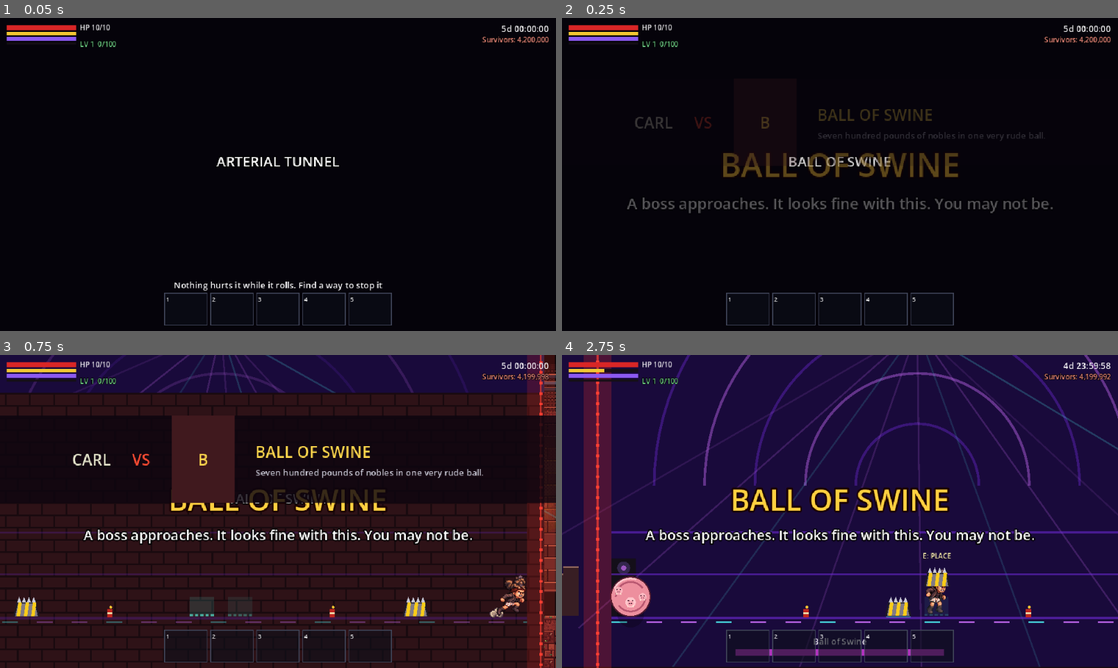
Above: before the commit, frames 1-4 (two rows, left to right).
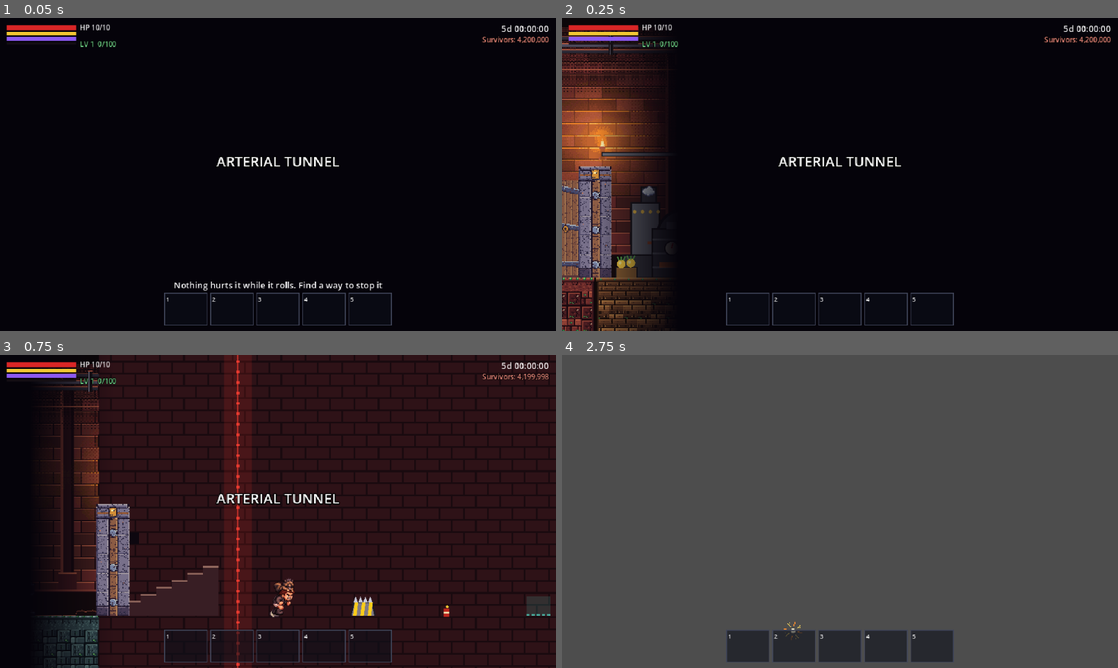
Above: after the commit, the same moments.

Repository: BrainCellDevelopment/dcc-side-scroller
Game: Godot game, scene res://tests/swine_boss.tscn
Same seed, same stepped clock (60 frames per second), same inputs: the game is played once before the commit and once after it. This scene is started directly instead of the project's main scene.
Inputs (mouse positions are in pixels of both pictures, inside the frame that each line leads up to):
- Up to frame 1 (0.05 s): no input
- Up to frame 2 (0.25 s): no input
- Up to frame 3 (0.75 s): tap Enter at 0.5 s; move the mouse to (400, 495) at 0.52 s; hold D (move_right) from 0.53 s (still down); tap E (interact) at 0.6 s; click (400, 495) at 0.67 s
- Up to frame 4 (2.75 s): tap Space (jump) at 0.77, 0.8, 1.07, 1.35, 1.52, 1.82, 2.3 s; move the mouse to (728, 527) at 1.27 s; release D (move_right) at 1.28 s; hold S (move_down, bound only after the commit) 1.28-2.03 s; tap E (interact) at 1.55 s; move the mouse to (895, 442) at 2.02 s; hold D (move_right) from 2.03 s (still down); tap J (attack) at 2.1 s

Frame 1 is identical in both runs. In frame 2, 17% of the frame differs, in the area x 0-89%, y 2-100%; in frame 3, 44%; in frame 4, 99%, in the area x 0-100%, y 0-100%.

Commit message:
Drop through one-way platforms; add Mordecai greenroom after the Ball of Swine
- Player can drop through one-way platforms with Down, or Down + Jump
  (new move_down action), so the swine arena lanes are usable.
- New greenroom on the Level 1 stairwell landing: Mordecai, a safe zone
  so the Hoarder and Swine boss boxes can be opened, and a code-drawn set.
  The end-of-floor trigger is held until Mordecai is talked to and all
  summoned boxes are open.
- Generator (build_level01.py) emits the Greenroom node; level01.tscn regenerated.
- Tests: swine_boss covers drop-through and the greenroom; the Level 1
  playthrough bot visits Mordecai.

Co-Authored-By: Claude Sonnet 5.5 <noreply@anthropic.com>

Diff:
--- /dev/null
+++ b/dcc-side-scroller/scenes/level/greenroom.tscn
@@ -0,0 +1,6 @@
+[gd_scene load_steps=2 format=3]
+
+[ext_resource type="Script" path="res://scripts/level/greenroom.gd" id="1_room"]
+
+[node name="Greenroom" type="Node2D"]
+script = ExtResource("1_room")
--- a/dcc-side-scroller/scenes/level01.tscn
+++ b/dcc-side-scroller/scenes/level01.tscn
@@ -29,14 +29,15 @@
 [ext_resource type="PackedScene" path="res://scenes/level/workshop_site.tscn" id="27_workshop_site"]
 [ext_resource type="PackedScene" path="res://scenes/level/fastfood_room.tscn" id="28_fastfood_room"]
 [ext_resource type="PackedScene" path="res://scenes/level/swine_arena.tscn" id="29_swine_arena"]
-[ext_resource type="PackedScene" path="res://scenes/enemies/hoarder.tscn" id="30_hoarder"]
-[ext_resource type="PackedScene" path="res://scenes/props/blast_door.tscn" id="31_blast_door"]
-[ext_resource type="PackedScene" path="res://scenes/props/dynamite_pickup.tscn" id="32_dynamite_pickup"]
-[ext_resource type="PackedScene" path="res://scenes/props/garbage_pile.tscn" id="33_garbage_pile"]
-[ext_resource type="PackedScene" path="res://scenes/level/hoarder_lair.tscn" id="34_hoarder_lair"]
-[ext_resource type="PackedScene" path="res://scenes/props/door.tscn" id="35_door"]
-[ext_resource type="PackedScene" path="res://scenes/player/player.tscn" id="36_player"]
-[ext_resource type="PackedScene" path="res://scenes/ui/hud.tscn" id="37_hud"]
+[ext_resource type="PackedScene" path="res://scenes/level/greenroom.tscn" id="30_greenroom"]
+[ext_resource type="PackedScene" path="res://scenes/enemies/hoarder.tscn" id="31_hoarder"]
+[ext_resource type="PackedScene" path="res://scenes/props/blast_door.tscn" id="32_blast_door"]
+[ext_resource type="PackedScene" path="res://scenes/props/dynamite_pickup.tscn" id="33_dynamite_pickup"]
+[ext_resource type="PackedScene" path="res://scenes/props/garbage_pile.tscn" id="34_garbage_pile"]
+[ext_resource type="PackedScene" path="res://scenes/level/hoarder_lair.tscn" id="35_hoarder_lair"]
+[ext_resource type="PackedScene" path="res://scenes/props/door.tscn" id="36_door"]
+[ext_resource type="PackedScene" path="res://scenes/player/player.tscn" id="37_player"]
+[ext_resource type="PackedScene" path="res://scenes/ui/hud.tscn" id="38_hud"]
 
 [sub_resource type="RectangleShape2D" id="shape_720x420"]
 size = Vector2(720, 420)
@@ -858,9 +859,12 @@
 [node name="SwineArena" parent="." instance=ExtResource("29_swine_arena")]
 position = Vector2(1152, 304)
 
+[node name="Greenroom" parent="." instance=ExtResource("30_greenroom")]
+position = Vector2(144, 368)
+
 [node name="Bosses" type="Node2D" parent="."]
 
-[node name="Hoarder" parent="Bosses" instance=ExtResource("30_hoarder")]
+[node name="Hoarder" parent="Bosses" instance=ExtResource("31_hoarder")]
 position = Vector2(2498, 302)
 
 [node name="HoarderScatterer1" parent="Goblins" instance=ExtResource("23_scatterer")]
--- a/dcc-side-scroller/scripts/autoload/game.gd
+++ b/dcc-side-scroller/scripts/autoload/game.gd
@@ -319,6 +319,12 @@
 		_joy_button(JOY_BUTTON_DPAD_RIGHT),
 		_joy_axis(JOY_AXIS_LEFT_X, 1.0),
 	]
+	var move_down_events: Array[InputEvent] = [
+		_key(KEY_S),
+		_key(KEY_DOWN),
+		_joy_button(JOY_BUTTON_DPAD_DOWN),
+		_joy_axis(JOY_AXIS_LEFT_Y, 1.0),
+	]
 	var jump_events: Array[InputEvent] = [
 		_key(KEY_SPACE),
 		_key(KEY_W),
@@ -347,6 +353,7 @@
 	]
 	_add_action(&"move_left", move_left_events)
 	_add_action(&"move_right", move_right_events)
+	_add_action(&"move_down", move_down_events)
 	_add_action(&"jump", jump_events)
 	_add_action(&"attack", attack_events)
 	_add_action(&"sprint", sprint_events)
--- /dev/null
+++ b/dcc-side-scroller/scripts/level/greenroom.gd
@@ -0,0 +1,94 @@
+extends Node2D
+## The greenroom (Level 1): the stairwell landing after the Ball of Swine, dressed like the waiting room
+## behind Odette's show. Mordecai waits here. The whole landing is a safe zone, so the boss boxes (the
+## Hoarder's and the Swine's, which cannot be opened anywhere else on the floor) can finally be opened.
+## The level holds the end-of-floor trigger until is_ready() is true.
+## Origin is the middle of the landing on the floor line. Mordecai stands at MORDECAI_X. The set (back wall, door, couch, vanity, rack) is drawn in code.
+
+signal ready_to_leave
+
+const SET: GDScript = preload("res://scripts/level/greenroom_set.gd")
+const MORDECAI: PackedScene = preload("res://scenes/props/mordecai.tscn")
+const ZONE_SIZE: Vector2 = Vector2(288.0, 140.0)
+const MORDECAI_X: float = 26.0
+const LINES: PackedStringArray = [
+	"There you are. Intermission. The crew calls this the greenroom. It is a stairwell with a lamp.",
+	"Nobody is watching for the next five minutes. That is the only privacy a crawler gets. Open your boxes.",
+	"Then go down and be interviewed. Smile. Do not mention me.",
+]
+const REPEAT_LINE: String = "Boxes first. Odette keeps a schedule and I am not the reason you are late."
+const HOLD_TEXT: String = "TALK TO MORDECAI AND OPEN YOUR BOXES"
+
+var mordecai: Area2D = null
+var talked: bool = false
+var announced: bool = false
+var player_inside: bool = false
+
+
+func _ready() -> void:
+	var set_piece: Node2D = SET.new() as Node2D
+	set_piece.name = "Set"
+	set_piece.z_index = -3
+	add_child(set_piece)
+	var glow: Node2D = SET.new() as Node2D
+	glow.name = "Glow"
+	glow.set("glow_only", true)
+	glow.z_index = 3
+	add_child(glow)
+	mordecai = MORDECAI.instantiate() as Area2D
+	mordecai.set("lines", LINES)
+	mordecai.set("repeat_line", REPEAT_LINE)
+	mordecai.position = Vector2(MORDECAI_X, 0.0)
+	add_child(mordecai)
+	mordecai.connect("dialogue_finished", _on_talked)
+	var zone: Area2D = Area2D.new()
+	zone.name = "SafeZone"
+	zone.collision_layer = 0
+	zone.collision_mask = 2
+	var shape: CollisionShape2D = CollisionShape2D.new()
+	var rect: RectangleShape2D = RectangleShape2D.new()
+	rect.size = ZONE_SIZE
+	shape.shape = rect
+	shape.position = Vector2(0.0, -60.0)
+	zone.add_child(shape)
+	add_child(zone)
+	zone.body_entered.connect(_on_zone_entered)
+	zone.body_exited.connect(_on_zone_exited)
+
+
+func _process(_delta: float) -> void:
+	if announced or not is_ready():
+		return
+	announced = true
+	ready_to_leave.emit()
+
+
+## True once Mordecai has been spoken to and no summoned box is left unopened.
+func is_ready() -> bool:
+	if not talked:
+		return false
+	for node: Node in get_tree().get_nodes_in_group("loot_boxes"):
+		if bool(node.get("summoned")) and not bool(node.get("is_open")):
+			return false
+	return true
+
+
+func _on_talked() -> void:
+	talked = true
+
+
+func _on_zone_entered(body: Node2D) -> void:
+	if body.is_in_group("player"):
+		player_inside = true
+		Game.set_safe_zone(true)
+
+
+func _on_zone_exited(body: Node2D) -> void:
+	if body.is_in_group("player"):
+		player_inside = false
+		Game.set_safe_zone(false)
+
+
+func _exit_tree() -> void:
+	if player_inside:
+		Game.set_safe_zone(false)
--- /dev/null
+++ b/dcc-side-scroller/scripts/level/greenroom_set.gd
@@ -0,0 +1,154 @@
+extends Node2D
+## Code-drawn set for the Level 1 greenroom (greenroom.gd): back wall, ON AIR door, costume rack, couch, vanity.
+## glow_only draws just the warm light wash that sits in front of the room.
+
+const COUCH: Color = Color(0.13, 0.27, 0.68)
+const COUCH_DARK: Color = Color(0.09, 0.19, 0.5)
+const RUG: Color = Color(0.36, 0.1, 0.14)
+const BULB: Color = Color(1.0, 0.86, 0.5)
+const FRAME: Color = Color(0.2, 0.11, 0.07)
+const ROOM_HALF: float = 144.0
+const ROOM_H: float = 120.0
+const DOOR_X: float = -64.0
+const WALL: Color = Color(0.09, 0.2, 0.17)
+const WALL_LINE: Color = Color(0.11, 0.24, 0.2)
+const BEAM: Color = Color(0.07, 0.05, 0.05)
+const WOOD_DARK: Color = Color(0.2, 0.11, 0.07)
+const WOOD: Color = Color(0.29, 0.165, 0.094)
+const WOOD_LIGHT: Color = Color(0.42, 0.26, 0.15)
+const BRASS: Color = Color(0.86, 0.66, 0.26)
+const COUCH_LIGHT: Color = Color(0.22, 0.4, 0.86)
+const DOOR_GLOW: Color = Color(1.0, 0.82, 0.5, 0.9)
+const AIR_RED: Color = Color(0.75, 0.1, 0.12)
+
+var glow_only: bool = false
+
+
+func _draw() -> void:
+	if glow_only:
+		_draw_glow()
+		return
+	var left: float = -ROOM_HALF
+	var width: float = ROOM_HALF * 2.0
+	draw_rect(Rect2(left, -ROOM_H, width, ROOM_H), WALL)
+	for i: int in 13:
+		draw_rect(Rect2(left + 22.0 * float(i), -ROOM_H, 1.0, ROOM_H), WALL_LINE)
+	draw_rect(Rect2(left, -ROOM_H, width, 10.0), BEAM)
+	draw_rect(Rect2(left, -ROOM_H + 10.0, width, 1.0), BRASS)
+	draw_rect(Rect2(left, -30.0, width, 30.0), WOOD_DARK)
+	draw_rect(Rect2(left, -31.0, width, 2.0), WOOD_LIGHT)
+	for i: int in 9:
+		draw_rect(Rect2(left + 32.0 * float(i), -28.0, 1.0, 28.0), BEAM)
+	draw_rect(Rect2(left, -4.0, width, 4.0), BEAM)
+	draw_rect(Rect2(left, -ROOM_H, 6.0, ROOM_H), BEAM)
+	draw_rect(Rect2(ROOM_HALF - 6.0, -ROOM_H, 6.0, ROOM_H), BEAM)
+	_draw_string_lights(left + 8.0, ROOM_HALF - 8.0)
+	_draw_door()
+	_draw_costume_rack(-130.0)
+	_draw_poster(Vector2(-30.0, -86.0), Vector2(18.0, 24.0), Color(0.62, 0.2, 0.18))
+	_draw_poster(Vector2(2.0, -92.0), Vector2(22.0, 16.0), Color(0.22, 0.4, 0.55))
+	_draw_couch(-46.0)
+	_draw_rug(-60.0, 70.0)
+	_draw_vanity(54.0)
+	_draw_plant(-98.0)
+	_draw_snack_table(94.0)
+
+
+func _draw_string_lights(x0: float, x1: float) -> void:
+	var x: float = x0
+	var index: int = 0
+	var prev: Vector2 = Vector2(x0, -ROOM_H + 11.0)
+	while x <= x1:
+		var sag: float = sin((x - x0) / (x1 - x0) * PI * 3.0)
+		var pos: Vector2 = Vector2(x, -ROOM_H + 14.0 + absf(sag) * 7.0)
+		draw_line(prev, pos, WOOD_DARK, 1.0)
+		var tint: Color = BULB if index % 2 == 0 else Color(1.0, 0.62, 0.45)
+		draw_circle(pos + Vector2(0.0, 2.0), 3.6, Color(tint.r, tint.g, tint.b, 0.16))
+		draw_circle(pos + Vector2(0.0, 2.0), 1.5, tint)
+		prev = pos
+		x += 14.0
+		index += 1
+
+
+func _draw_door() -> void:
+	var cx: float = DOOR_X
+	draw_rect(Rect2(cx - 15.0, -64.0, 30.0, 64.0), FRAME)
+	draw_rect(Rect2(cx - 12.0, -61.0, 24.0, 61.0), DOOR_GLOW)
+	draw_rect(Rect2(cx - 12.0, -61.0, 24.0, 6.0), Color(1.0, 0.95, 0.75, 0.55))
+	draw_rect(Rect2(cx - 14.0, -80.0, 28.0, 11.0), Color(0.12, 0.03, 0.04))
+	draw_rect(Rect2(cx - 13.0, -79.0, 26.0, 9.0), AIR_RED)
+	draw_string(ThemeDB.fallback_font, Vector2(cx - 13.0, -71.5), "ON AIR", HORIZONTAL_ALIGNMENT_CENTER, 26.0, 7, Color(1.0, 0.9, 0.85))
+	draw_circle(Vector2(cx, -75.0), 22.0, Color(AIR_RED.r, AIR_RED.g, AIR_RED.b, 0.07))
+
+
+func _draw_costume_rack(x: float) -> void:
+	draw_rect(Rect2(x - 14.0, -52.0, 28.0, 2.0), BRASS)
+	draw_rect(Rect2(x - 14.0, -52.0, 2.0, 52.0), BRASS)
+	draw_rect(Rect2(x + 12.0, -52.0, 2.0, 52.0), BRASS)
+	var cloth: Array[Color] = [Color(0.55, 0.12, 0.2), Color(0.18, 0.4, 0.3), Color(0.7, 0.55, 0.15), Color(0.3, 0.2, 0.5)]
+	for i: int in 4:
+		var hx: float = x - 10.0 + 7.0 * float(i)
+		draw_rect(Rect2(hx, -50.0, 5.0, 2.0), BRASS)
+		draw_rect(Rect2(hx - 1.0, -48.0, 7.0, 26.0 - 3.0 * float(i % 2)), cloth[i])
+
+
+func _draw_poster(top_left: Vector2, size: Vector2, tint: Color) -> void:
+	draw_rect(Rect2(top_left - Vector2(2.0, 2.0), size + Vector2(4.0, 4.0)), FRAME)
+	draw_rect(Rect2(top_left, size), tint)
+	draw_rect(Rect2(top_left + Vector2(3.0, 3.0), Vector2(size.x - 6.0, 3.0)), Color(1.0, 1.0, 1.0, 0.45))
+	draw_rect(Rect2(top_left + Vector2(3.0, 9.0), Vector2(size.x - 10.0, 2.0)), Color(1.0, 1.0, 1.0, 0.25))
+
+
+func _draw_couch(x: float) -> void:
+	draw_rect(Rect2(x + 2.0, -32.0, 46.0, 18.0), COUCH_DARK)
+	draw_rect(Rect2(x + 2.0, -32.0, 46.0, 3.0), COUCH_LIGHT)
+	draw_rect(Rect2(x - 2.0, -22.0, 8.0, 22.0), COUCH)
+	draw_rect(Rect2(x + 44.0, -22.0, 8.0, 22.0), COUCH)
+	draw_rect(Rect2(x + 4.0, -16.0, 42.0, 12.0), COUCH)
+	draw_rect(Rect2(x + 4.0, -16.0, 42.0, 2.0), COUCH_LIGHT)
+	draw_rect(Rect2(x, -4.0, 3.0, 4.0), FRAME)
+	draw_rect(Rect2(x + 49.0, -4.0, 3.0, 4.0), FRAME)
+
+
+func _draw_rug(x: float, w: float) -> void:
+	draw_rect(Rect2(x, -2.0, w, 2.0), RUG)
+	draw_rect(Rect2(x + 3.0, -2.0, w - 6.0, 1.0), BRASS)
+
+
+func _draw_vanity(x: float) -> void:
+	draw_rect(Rect2(x, -70.0, 36.0, 34.0), FRAME)
+	draw_rect(Rect2(x + 2.0, -68.0, 32.0, 30.0), Color(0.5, 0.58, 0.66))
+	draw_rect(Rect2(x + 4.0, -66.0, 10.0, 4.0), Color(0.8, 0.88, 0.95, 0.5))
+	for i: int in 5:
+		var bx: float = x + 3.0 + 7.5 * float(i)
+		draw_circle(Vector2(bx, -72.0), 3.6, Color(BULB.r, BULB.g, BULB.b, 0.18))
+		draw_circle(Vector2(bx, -72.0), 1.6, BULB)
+		draw_circle(Vector2(bx, -34.0), 3.6, Color(BULB.r, BULB.g, BULB.b, 0.18))
+		draw_circle(Vector2(bx, -34.0), 1.6, BULB)
+	draw_rect(Rect2(x - 2.0, -22.0, 40.0, 3.0), WOOD_LIGHT)
+	draw_rect(Rect2(x, -19.0, 3.0, 19.0), WOOD)
+	draw_rect(Rect2(x + 33.0, -19.0, 3.0, 19.0), WOOD)
+	draw_rect(Rect2(x + 4.0, -28.0, 5.0, 6.0), Color(0.7, 0.25, 0.35))
+	draw_rect(Rect2(x + 12.0, -26.0, 4.0, 4.0), BRASS)
+
+
+func _draw_snack_table(x: float) -> void:
+	draw_rect(Rect2(x, -18.0, 16.0, 2.0), WOOD_LIGHT)
+	draw_rect(Rect2(x + 2.0, -16.0, 2.0, 16.0), WOOD)
+	draw_rect(Rect2(x + 12.0, -16.0, 2.0, 16.0), WOOD)
+	draw_rect(Rect2(x + 3.0, -23.0, 10.0, 5.0), Color(0.82, 0.8, 0.74))
+	draw_rect(Rect2(x + 4.0, -22.0, 8.0, 1.0), Color(0.55, 0.3, 0.2))
+
+
+func _draw_plant(x: float) -> void:
+	draw_rect(Rect2(x - 5.0, -12.0, 10.0, 12.0), Color(0.45, 0.22, 0.14))
+	var leaf: Color = Color(0.2, 0.5, 0.3)
+	for i: int in 5:
+		var angle: float = -PI * 0.5 + (float(i) - 2.0) * 0.5
+		draw_line(Vector2(x, -12.0), Vector2(x, -12.0) + Vector2(cos(angle), sin(angle)) * 18.0, leaf, 2.0)
+
+
+func _draw_glow() -> void:
+	for i: int in 3:
+		var r: float = 120.0 - 30.0 * float(i)
+		draw_circle(Vector2(30.0, -60.0), r, Color(1.0, 0.8, 0.45, 0.018))
--- a/dcc-side-scroller/scripts/levels/level01.gd
+++ b/dcc-side-scroller/scripts/levels/level01.gd
@@ -32,6 +32,7 @@
 const COLLAPSE_NOTICE_TITLE: String = "LEVEL 1 IS CLOSED"
 const COLLAPSE_NOTICE_BODY: String = "A floor's worth of people did not reach the stairs. The count is posted above."
 const FADE_SECONDS: float = 0.8
+const GREENROOM_HOLD: String = "TALK TO MORDECAI AND OPEN YOUR BOXES"
 
 var section: int = 0
 var complete: bool = false
@@ -51,6 +52,7 @@
 var _healed: bool = false
 var _fade: ColorRect = null
 var _count_label: Label = null
+var _greenroom: Node = null
 
 @onready var _player: CharacterBody2D = $Player
 @onready var _background: CanvasLayer = $Background
@@ -83,6 +85,9 @@
 	Game.achievement_unlocked.connect(_on_achievement_unlocked)
 	Game.loot_box_opened.connect(_on_loot_box_opened)
 	Game.report_player_health(int(_player.get("health")), int(_player.get("max_health")))
+	_greenroom = get_node_or_null("Greenroom")
+	if _greenroom != null:
+		_greenroom.connect("ready_to_leave", _try_end)
 	_begin()
 	_setup_gates()
 
@@ -301,8 +306,17 @@
 		_hud.call("show_banner", HEAL_TEXT, 1.8)
 
 
+func _try_end() -> void:
+	for body: Node2D in ($Triggers/EndZone as Area2D).get_overlapping_bodies():
+		if body == _player:
+			_on_end_entered()
+
+
 func _on_end_entered() -> void:
 	if complete:
+		return
+	if _greenroom != null and not bool(_greenroom.call("is_ready")):
+		_hud.call("show_banner", GREENROOM_HOLD, 2.0)
 		return
 	complete = true
 	_phase = Phase.COMPLETE
--- a/dcc-side-scroller/scripts/player/player.gd
+++ b/dcc-side-scroller/scripts/player/player.gd
@@ -5,6 +5,7 @@
 
 const COYOTE_TIME: float = 0.1
 const JUMP_BUFFER_TIME: float = 0.1
+const DROP_THROUGH_TIME: float = 0.25
 const HURT_STUN_TIME: float = 0.2
 const BUFF_SPEED: float = 1.2
 const BUFF_DAMAGE: int = 1
@@ -167,6 +168,27 @@
 	_update_animation()
 
 
+## Down (or down + jump) while standing on a one-way platform drops through it. Returns true if a drop began.
+func _drop_through() -> bool:
+	if not is_on_floor():
+		return false
+	for i: int in get_slide_collision_count():
+		var c: KinematicCollision2D = get_slide_collision(i)
+		var body: Node = c.get_collider() as Node
+		if body != null and c.get_normal().y < -0.5 and body.get("one_way") == true:
+			add_collision_exception_with(body as PhysicsBody2D)
+			position.y += 1.0
+			_coyote_left = 0.0
+			get_tree().create_timer(DROP_THROUGH_TIME).timeout.connect(_end_drop.bind(body))
+			return true
+	return false
+
+
+func _end_drop(body: Node) -> void:
+	if is_instance_valid(body):
+		remove_collision_exception_with(body as PhysicsBody2D)
+
+
 func _slide_off_enemies() -> void:
 	for i: int in get_slide_collision_count():
 		var c: KinematicCollision2D = get_slide_collision(i)
@@ -298,7 +320,10 @@
 		velocity.x = move_toward(velocity.x, axis * top_speed, acceleration * delta)
 		_set_facing(1 if axis > 0.0 else -1)
 
-	if Game.action_just_pressed("jump"):
+	var drop_asked: bool = Game.action_just_pressed("move_down") or (Game.action_just_pressed("jump") and Game.action_pressed("move_down"))
+	if drop_asked and _drop_through():
+		_jump_buffer_left = 0.0
+	elif Game.action_just_pressed("jump"):
 		_jump_buffer_left = JUMP_BUFFER_TIME
 	if _jump_buffer_left > 0.0 and _coyote_left > 0.0:
 		if _spend_stamina(jump_cost):
--- a/dcc-side-scroller/tests/playthrough_level01.gd
+++ b/dcc-side-scroller/tests/playthrough_level01.gd
@@ -279,7 +279,7 @@
 		_stage = 1
 		return
 	_track_progress(delta, pos)
-	if _room_step(delta):
+	if _room_step(delta) or _greenroom_step(delta, pos):
 		_hold(&"jump", false)
 		return
 	_navigate(pos)
@@ -313,6 +313,23 @@
 				_row()["potions"] = int(_row()["potions"]) + 1
 				_log("used %s, health %d -> %d, level %d xp %d" % [item_id, before, int(_player.get("health")), PlayerStats.character_level, PlayerStats.xp])
 			return
+
+
+# Greenroom (after the Swine): walk to Mordecai, talk, then open every box, the way a player would.
+func _greenroom_step(delta: float, pos: Vector2) -> bool:
+	var room: Node = _level.get_node_or_null("Greenroom")
+	if room == null or _section != 6 or bool(room.call("is_ready")) or not Game.in_safe_zone:
+		return false
+	var mord: Node2D = room.get("mordecai") as Node2D
+	var dx: float = mord.global_position.x - pos.x
+	if absf(dx) > 12.0 and not bool(mord.get("talked")):
+		_move(1 if dx > 0.0 else -1)
+		return true
+	_move(0)
+	_room_wait += delta
+	if fmod(_room_wait, 0.8) < delta:
+		_tap(&"interact")
+	return true
 
 
 # Safe room: stand still and open every loot box (E), the way a player would, before moving on.
--- a/dcc-side-scroller/tests/swine_boss.gd
+++ b/dcc-side-scroller/tests/swine_boss.gd
@@ -14,6 +14,7 @@
 var _fails: int = 0
 var _level: Node = null
 var _arena: Node2D = null
+const MORD_APPROACH: float = 90.0
 var _player: CharacterBody2D = null
 var _ball: CharacterBody2D = null
 var _titles: Array[String] = []
@@ -22,6 +23,8 @@
 func _ready() -> void:
 	Game.achievement_unlocked.connect(func(title: String, _d: String) -> void: _titles.append(title))
 	await _static_checks()
+	await _drop_through_route()
+	await _greenroom_route()
 	await _fortress_route()
 	await _failed_fortress_route()
 	await _dynamite_route()
@@ -138,6 +141,75 @@
 		if plat2 != null and absf(plat2.global_position.x - (_arena.global_position.x - 352.0)) < 1.0 and plat2.global_position.y < lanes[0] - 40.0 and plat2.global_position.y > lanes[0] - 120.0 and bool(plat.get("one_way")):
 			plats += 1
 	_check(plats == 2, "two one-way lane platforms exist (%d)" % plats)
+	await _teardown()
+
+
+func _drop_through_route() -> void:
+	await _boot()
+	var lanes: Array[float] = _arena.call("lane_ys")
+	var plat: Node2D = null
+	for p: Node in _level.get_node("Platforms").get_children():
+		var p2: Node2D = p as Node2D
+		if p2 != null and absf(p2.global_position.x - (_arena.global_position.x - 352.0)) < 1.0 and p2.global_position.y < lanes[0] - 40.0 and p2.global_position.y > lanes[0] - 120.0:
+			plat = p2
+			break
+	_check(plat != null, "found a lane platform")
+	var top: float = plat.global_position.y
+	_put_player(Vector2(plat.global_position.x + 20.0, top - 1.0))
+	await _frames(10)
+	_check(_player.is_on_floor() and _player.global_position.y < top + 2.0, "player stands on lane platform (y %.1f top %.1f)" % [_player.global_position.y, top])
+	Input.action_press(&"move_down")
+	await _frames(2)
+	Input.action_press(&"jump")
+	await _frames(2)
+	Input.action_release(&"jump")
+	await _frames(25)
+	Input.action_release(&"move_down")
+	_check(_player.global_position.y > top + 10.0, "down+jump drops through platform (y %.1f top %.1f)" % [_player.global_position.y, top])
+	_put_player(Vector2(plat.global_position.x + 20.0, top - 1.0))
+	await _frames(10)
+	Input.action_press(&"move_down")
+	await _frames(2)
+	Input.action_release(&"move_down")
+	await _frames(25)
+	_check(_player.global_position.y > top + 10.0, "tapping down drops through platform (y %.1f top %.1f)" % [_player.global_position.y, top])
+	await _teardown()
+
+
+func _greenroom_route() -> void:
+	await _boot()
+	var room: Node2D = _level.get_node_or_null("Greenroom") as Node2D
+	_check(room != null, "level has a greenroom")
+	var mord: Area2D = room.get("mordecai") as Area2D
+	var box: Node2D = load("res://scenes/props/loot_box.tscn").instantiate() as Node2D
+	box.set("tier", "Boss")
+	box.set("kit", "floor1")
+	box.add_to_group("boss_boxes")
+	_level.add_child(box)
+	_put_player(room.global_position + Vector2(MORD_APPROACH, -2.0))
+	await _frames(3)
+	_check(Game.in_safe_zone, "the greenroom is a safe zone")
+	_check(not bool(room.call("is_ready")), "greenroom not ready before talking")
+	var end: Area2D = _level.get_node("Triggers/EndZone") as Area2D
+	_put_player(end.global_position + Vector2(0.0, 40.0))
+	await _frames(4)
+	_check(not bool(_level.get("complete")), "end of floor held until Mordecai is talked to")
+	_put_player(mord.global_position + Vector2(-10.0, -2.0))
+	await _frames(3)
+	await _press_interact()
+	_check(bool(mord.get("talking")), "E starts Mordecai's talk")
+	box.call("summon", _player, box.global_position)
+	for i: int in 3:
+		await _press_interact()
+	_check(bool(mord.get("talked")) and not bool(mord.get("talking")), "Mordecai's talk finishes")
+	_check(not bool(room.call("is_ready")), "greenroom not ready while a box is unopened")
+	await _frames(40)
+	await _press_interact()
+	await _wait_until(func() -> bool: return bool(box.get("is_open")), 3.0)
+	_check(bool(box.get("is_open")), "boss box opens in the greenroom")
+	await _frames(3)
+	_check(bool(room.call("is_ready")), "greenroom ready after talk and boxes")
+	_level.set("_greenroom", null)
 	await _teardown()
 
 
Not shown: 3 places in dcc-side-scroller/scenes/level01.tscn that only renumber resources
Not shown, added: dcc-side-scroller/scripts/level/greenroom.gd.uid
Not shown, added: dcc-side-scroller/scripts/level/greenroom_set.gd.uid
Not shown, changed: docs/contract-art.md
